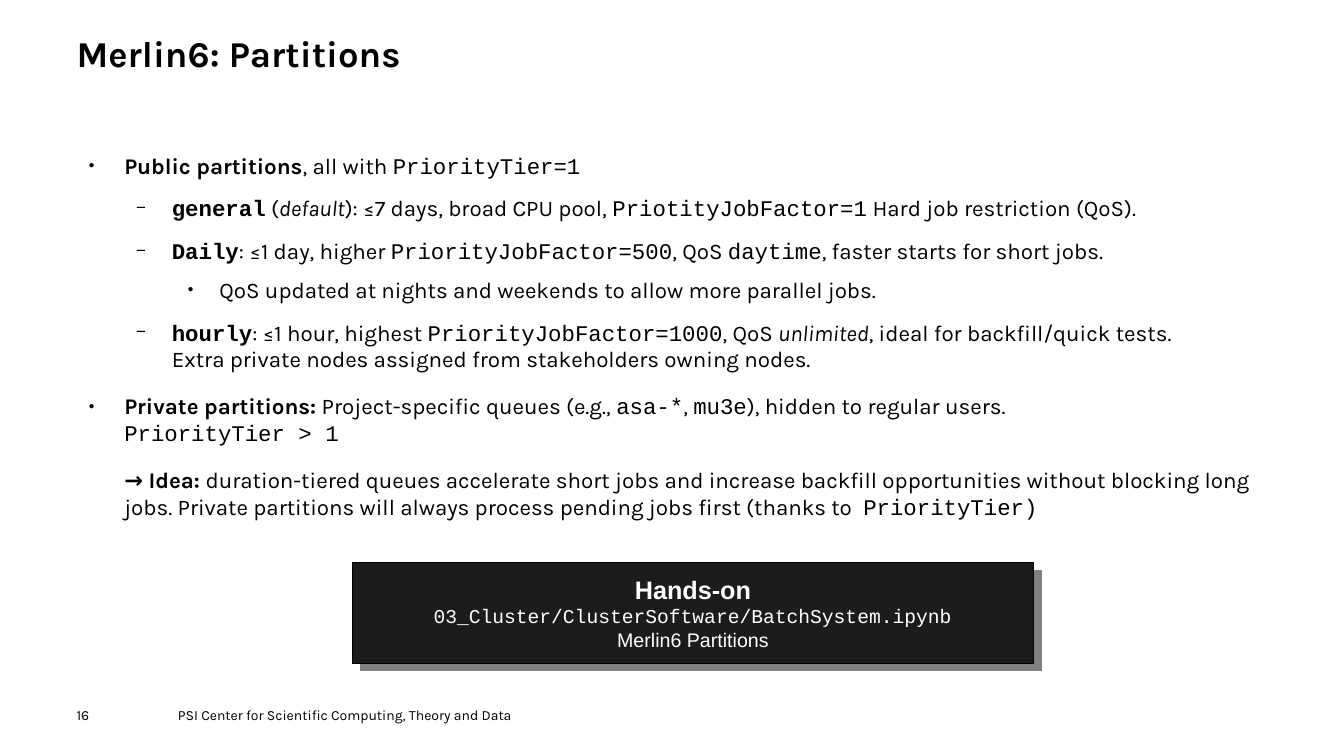
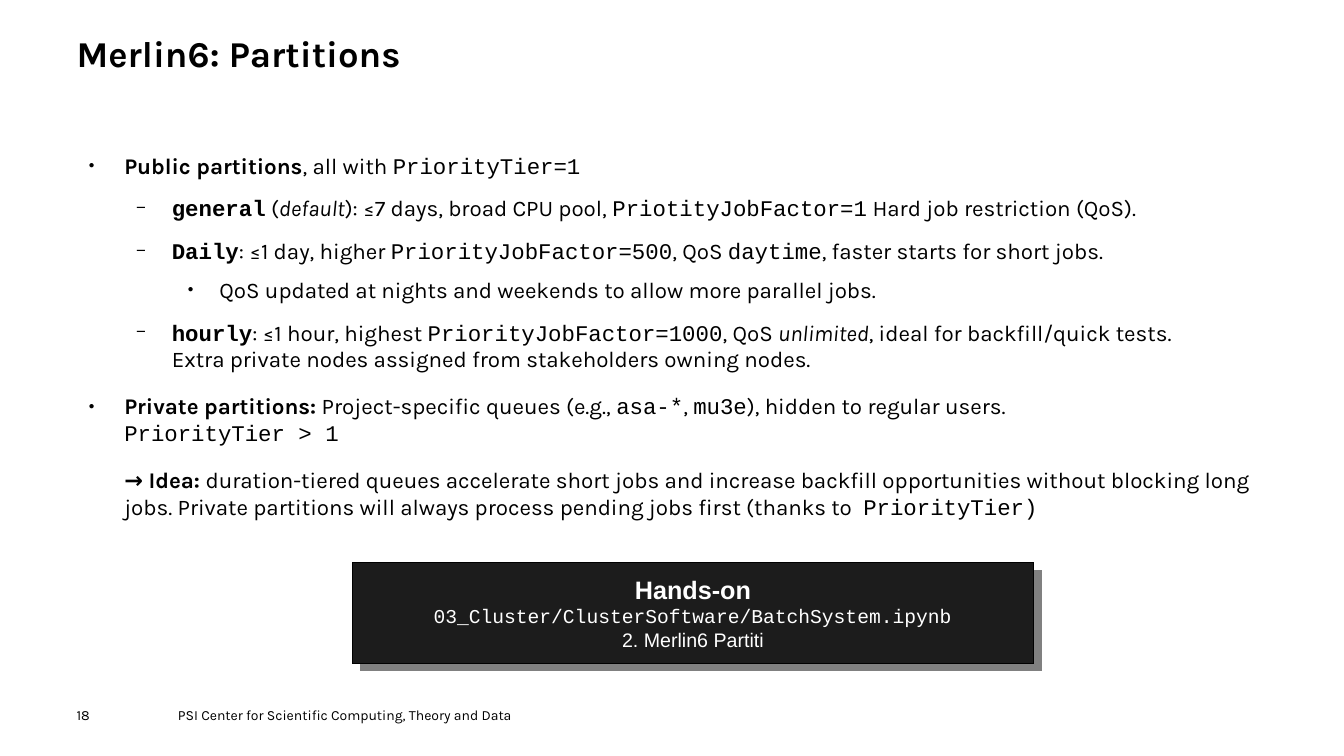
Before and after one commit to fhnw-hpcp/HS25, a slide deck: slide 18 of 03_Cluster/Slurm.odp (slide 16 before the commit). Drawn at 1344x756 pixels with LibreOffice and Linux fonts; fonts in the diff are those of the drawing; background and template pictures are left out. Boxes give left, top, right and bottom in pixels: in the first picture for what was removed or moved away, otherwise in the second. Text is boxed around its words. In the diff, an @@ line names an element or a change of style, - is before the commit and + after.

```diff
--- a/03_Cluster/Slurm.odp
+++ b/03_Cluster/Slurm.odp
@@ text in rectangle at <box>434,610,952,647</box>: text changed @@
-03_Cluster/ClusterSoftware/BatchSystem.ipynb
-Merlin6 Partitions
+03_Cluster/ClusterSoftware/BatchSystem.ipynb
+2. Merlin6 Partiti
@@ page number at <box>77,711,90,720</box>: text changed @@
-16
+18
```
Also in this commit, not shown: 4 other slides changed, 2 slides added.
